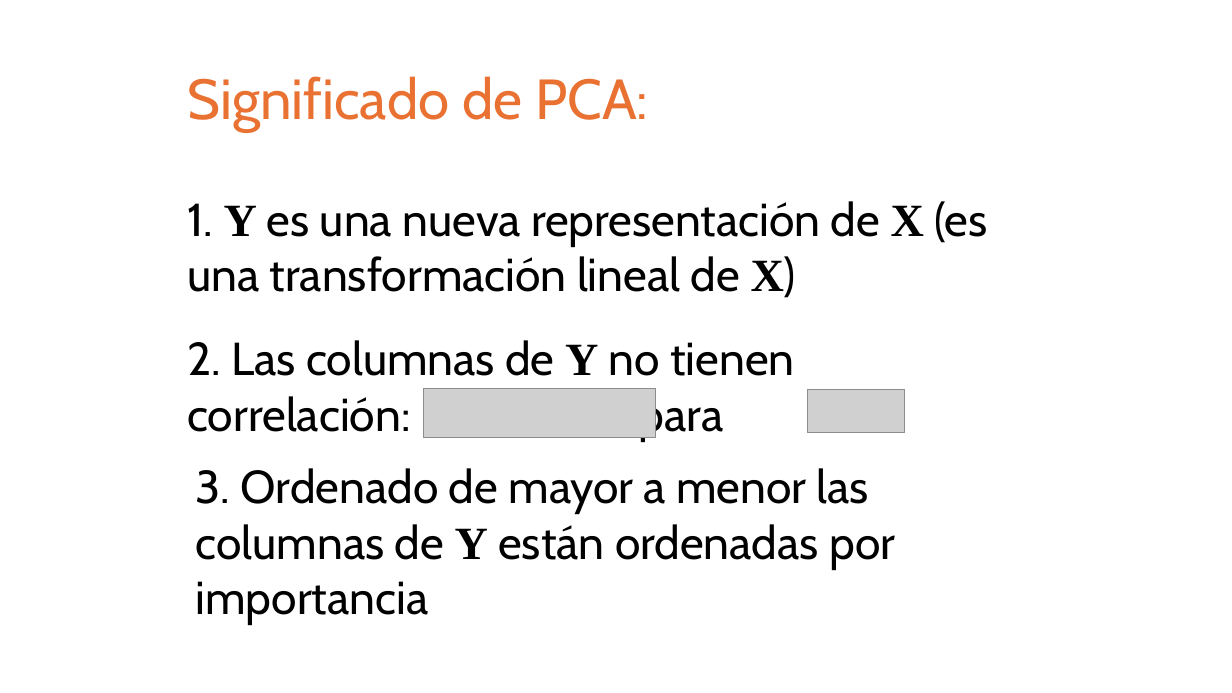
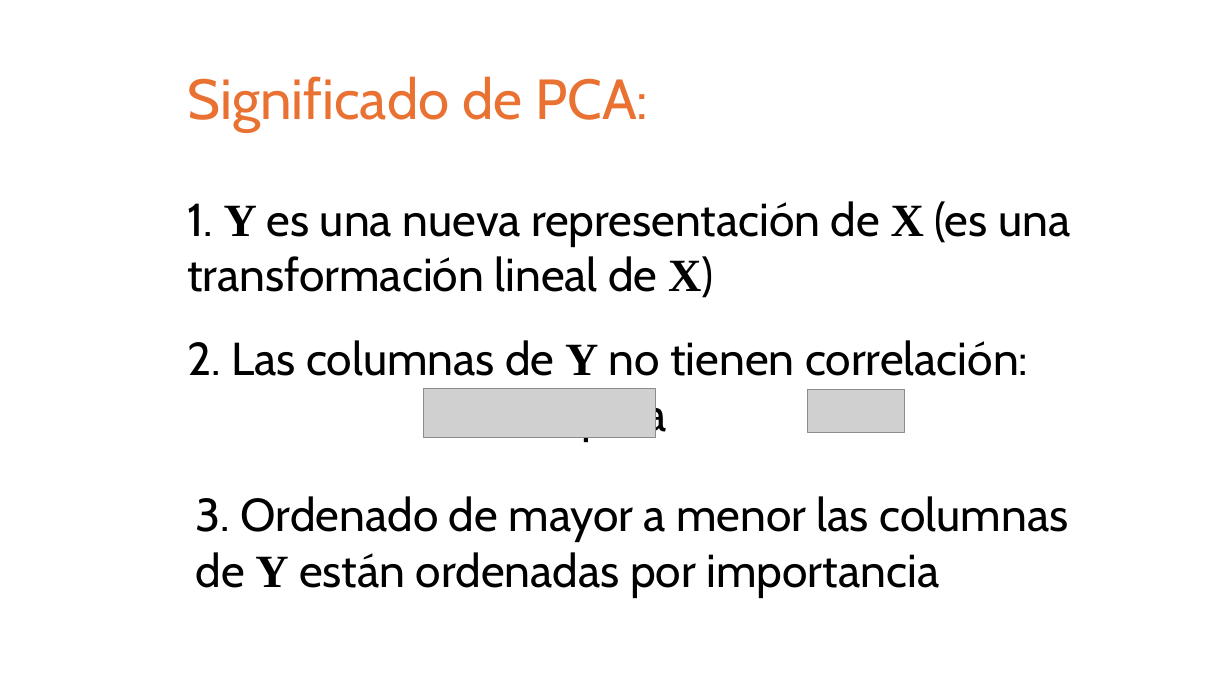
Before and after one commit to domingomery/patrones, a slide deck: slide 38 of clases/Cap03_Seleccion_de_Caracteristicas/presentations/PAT03_TransformacionCaracteristicas.pptx (slide 31 before the commit). Drawn at 1232x693 pixels with LibreOffice and Linux fonts; fonts in the diff are those of the drawing; grey boxes stand for pictures. Boxes give left, top, right and bottom in pixels: in the first picture for what was removed or moved away, otherwise in the second. Text is boxed around its words. In the diff, an @@ line names an element or a change of style, - is before the commit and + after.

```diff
--- a/clases/Cap03_Seleccion_de_Caracteristicas/presentations/PAT03_TransformacionCaracteristicas.pptx
+++ b/clases/Cap03_Seleccion_de_Caracteristicas/presentations/PAT03_TransformacionCaracteristicas.pptx
@@ text "1. Y es una nueva ..." rewrapped from <box>187,201,987,298</box> to <box>187,201,1070,298</box> @@
@@ text at <box>187,340,1028,442</box>: text changed @@
-2. Las columnas de Y no tienen correlación: para
+2. Las columnas de Y no tienen correlación:
+para
@@ text "3. Ordenado de mayor a ..." rewrapped from <box>196,468,895,625</box> to <box>196,496,1069,598</box> @@
```
Also in this commit, not shown: 8 other slides changed, 7 slides added, 1 other file.
